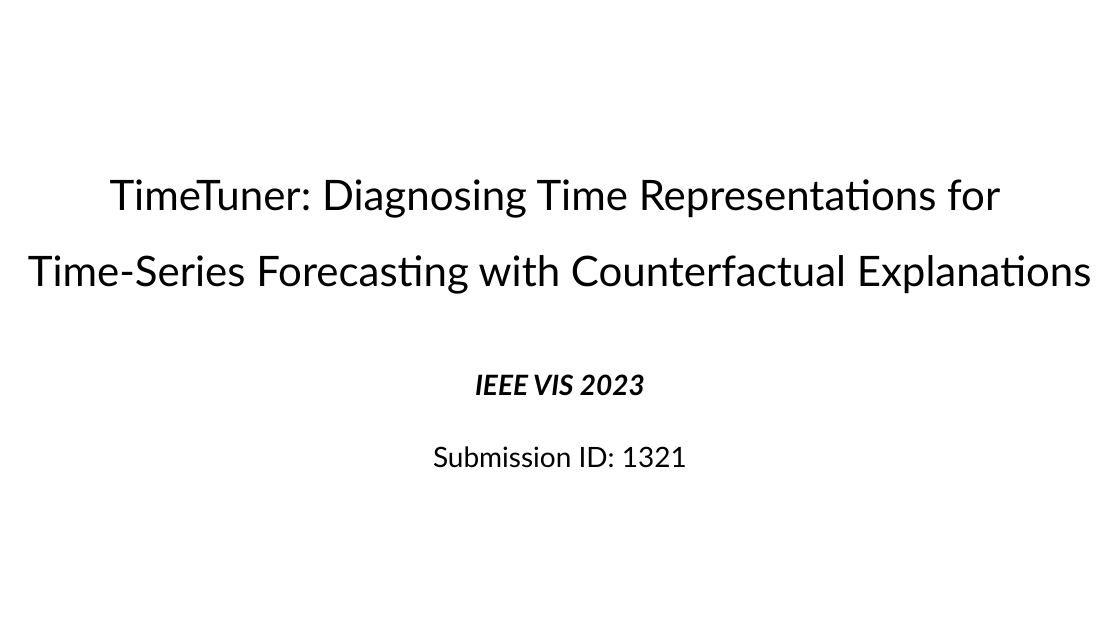
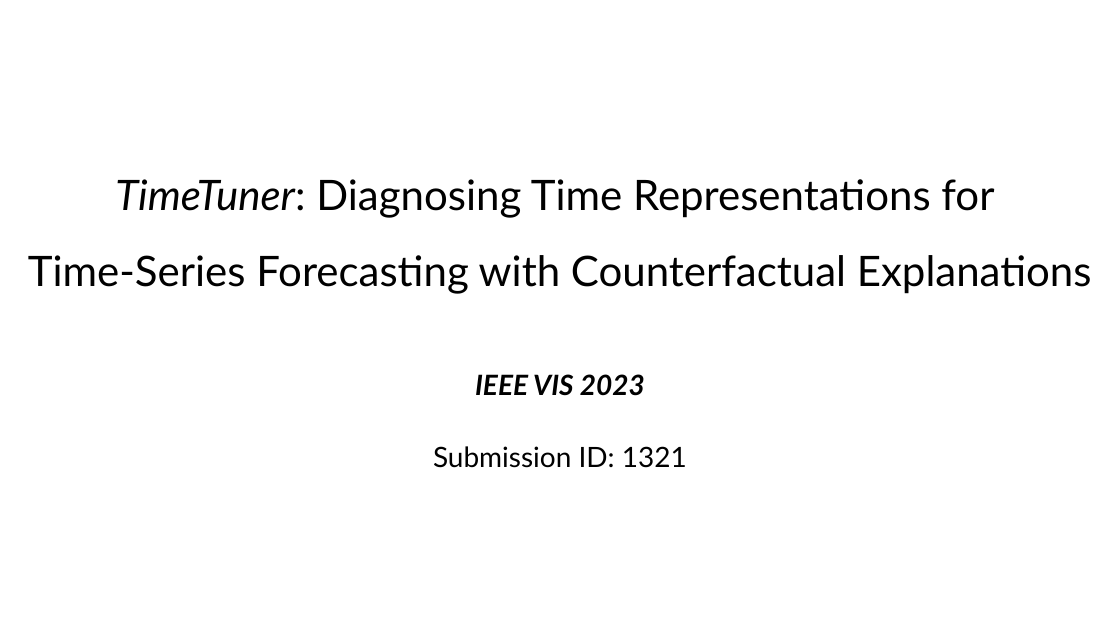
Before and after one commit to CatherineHao/Steerable-time-series-forecast, a slide deck: slide 1 of script(1).pptx. Drawn at 1120x630 pixels with LibreOffice and Linux fonts; fonts in the diff are those of the drawing. Boxes give left, top, right and bottom in pixels: in the first picture for what was removed or moved away, otherwise in the second. Text is boxed around its words. In the diff, an @@ line names an element or a change of style, - is before the commit and + after.

```diff
--- a/script(1).pptx
+++ b/script(1).pptx
@@ title "TimeTuner: Diagnosing Time Representations for ..." at bbox=[28, 179, 1092, 294]: italic on in "TimeTuner:" @@
```
